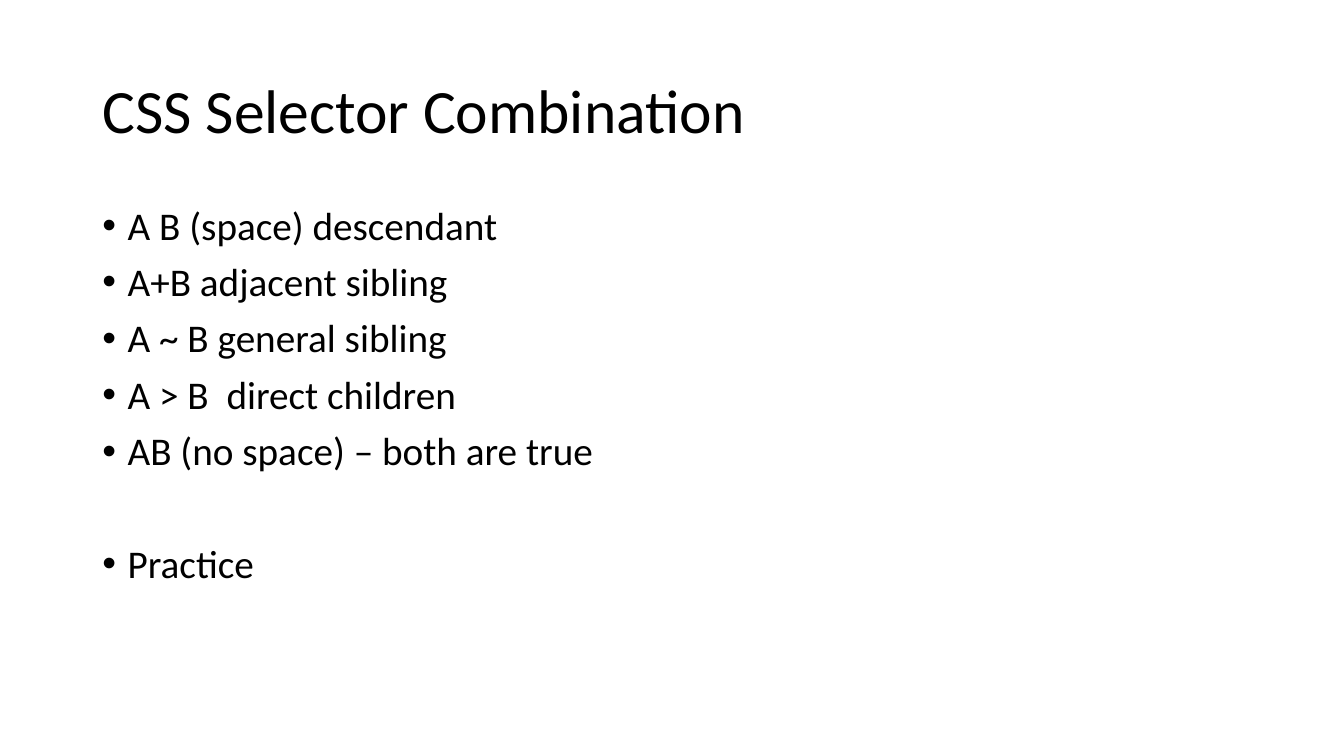
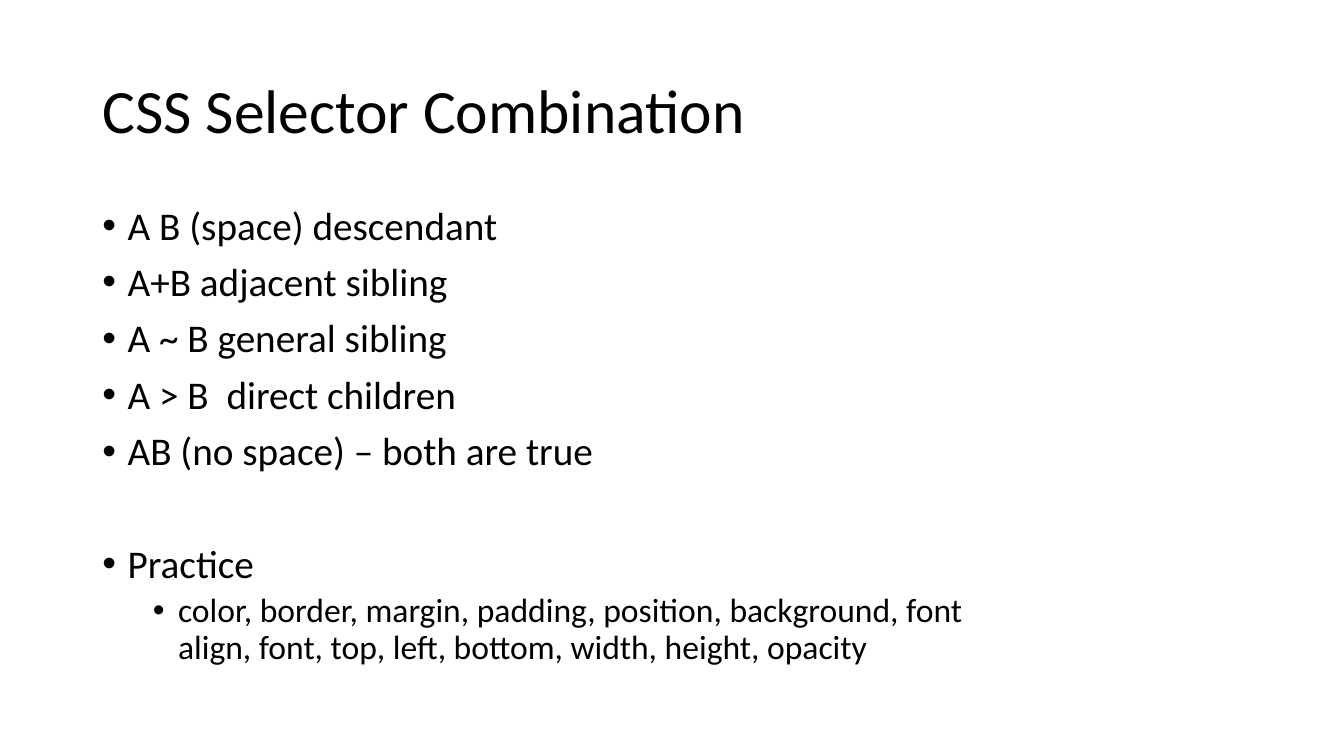
Before and after one commit to eugen8/GrandviewClass2019, a slide deck: slide 7 of Lesson3/Lesson 3.pptx. Drawn at 1344x756 pixels with LibreOffice and Linux fonts; fonts in the diff are those of the drawing. Boxes give left, top, right and bottom in pixels: in the first picture for what was removed or moved away, otherwise in the second. Text is boxed around its words. In the diff, an @@ line names an element or a change of style, - is before the commit and + after.

```diff
--- a/Lesson3/Lesson 3.pptx
+++ b/Lesson3/Lesson 3.pptx
@@ text at <box>178,598,962,665</box>: paragraph added @@
+  • color, border, margin, padding, position, background, font
+    align, font, top, left, bottom, width, height, opacity
```
Also in this commit, not shown: 1 other slide changed, 2 slides added.
